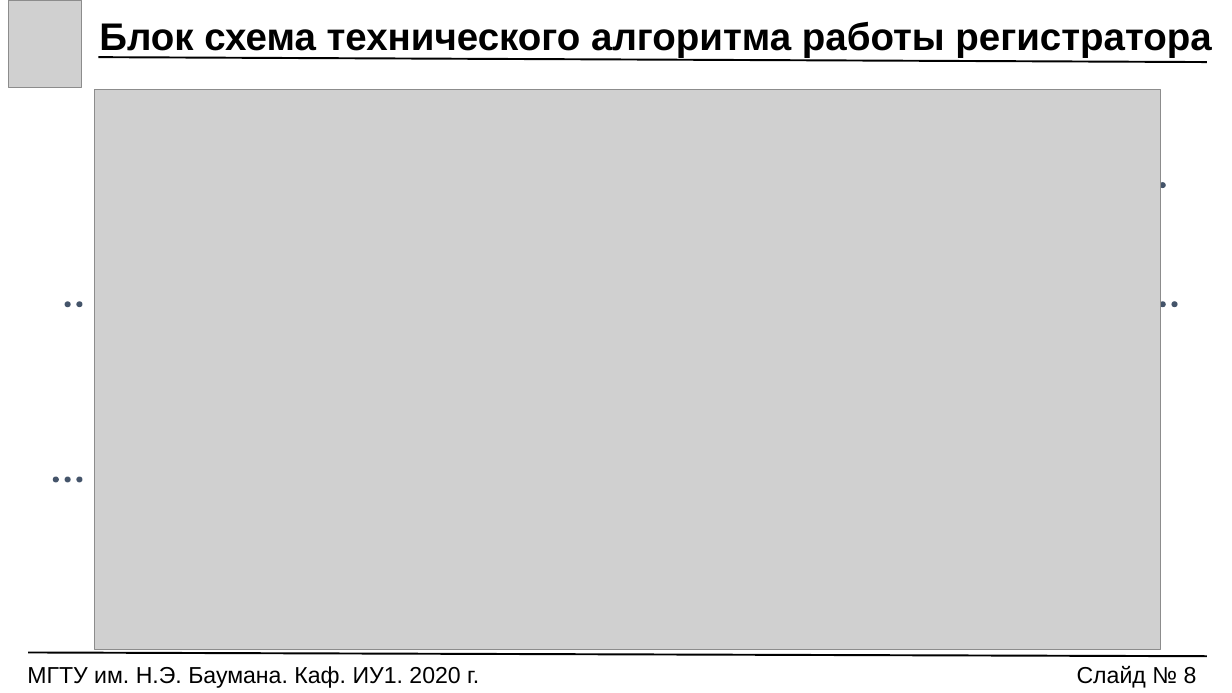
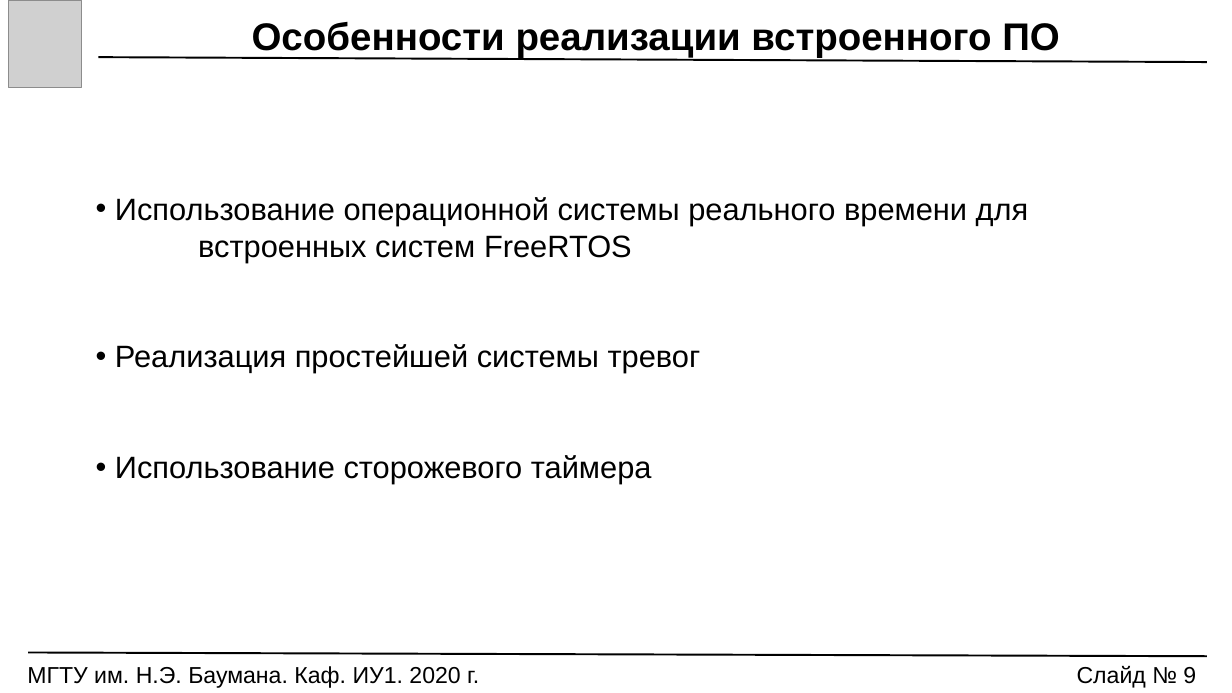
Before and after one commit to Markus85666/Graduation-Qualification-Work, a slide deck: slide 9 of РЕЧЬ_ПРЕЗЕНТАЦИЯ/VKR_Prezentatsia.pptx. Drawn at 1232x693 pixels with LibreOffice and Linux fonts; fonts in the diff are those of the drawing; grey boxes stand for pictures. Boxes give left, top, right and bottom in pixels: in the first picture for what was removed or moved away, otherwise in the second. Text is boxed around its words. In the diff, an @@ line names an element or a change of style, - is before the commit and + after.

```diff
--- a/РЕЧЬ_ПРЕЗЕНТАЦИЯ/VKR_Prezentatsia.pptx
+++ b/РЕЧЬ_ПРЕЗЕНТАЦИЯ/VKR_Prezentatsia.pptx
@@ text at (252, 22, 1060, 58): text changed @@
-Блок схема технического алгоритма работы регистратора
+Особенности реализации встроенного ПО
@@ picture removed at (95, 90, 1161, 651) @@
@@ text added at (115, 197, 1029, 484), 24 pt, text #000000 @@
+• Использование операционной системы реального времени для встроенных систем FreeRTOS
+• Реализация простейшей системы тревог
+• Использование сторожевого таймера
@@ ellipse removed at (1161, 183, 1165, 188) @@
@@ ellipse removed at (66, 302, 70, 307) @@
@@ ellipse removed at (77, 302, 81, 307) @@
@@ ellipse removed at (1161, 302, 1165, 307) @@
@@ ellipse removed at (1173, 302, 1177, 307) @@
@@ ellipse removed at (54, 477, 58, 482) @@
@@ ellipse removed at (66, 477, 70, 482) @@
@@ ellipse removed at (77, 477, 81, 482) @@
@@ text at (1077, 666, 1196, 688): text changed @@
-Слайд № 8
+Слайд № 9
```
Also in this commit, not shown: 7 other slides changed, 1 slide added, 1 slide removed, 8 other files.
